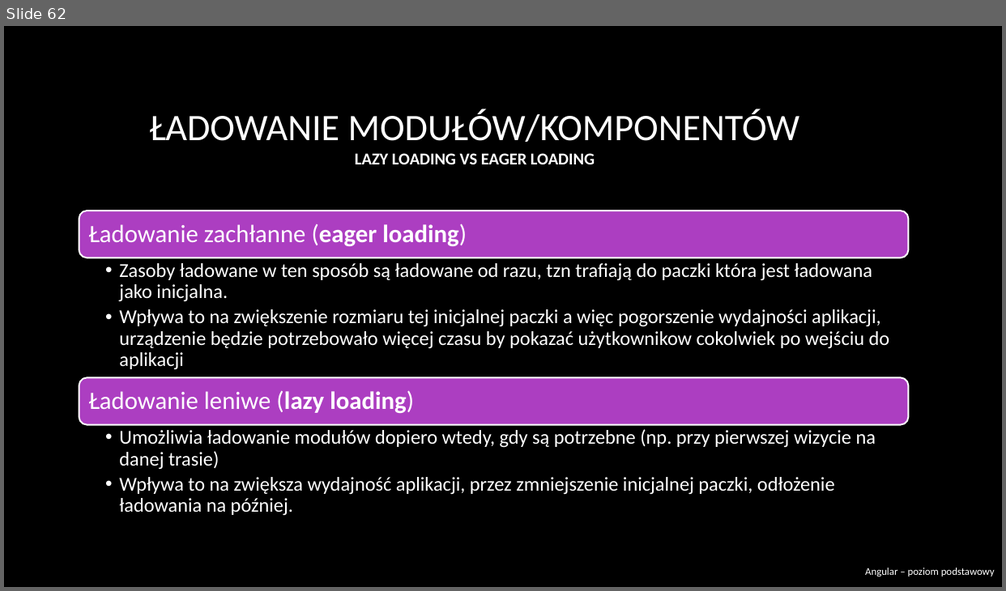
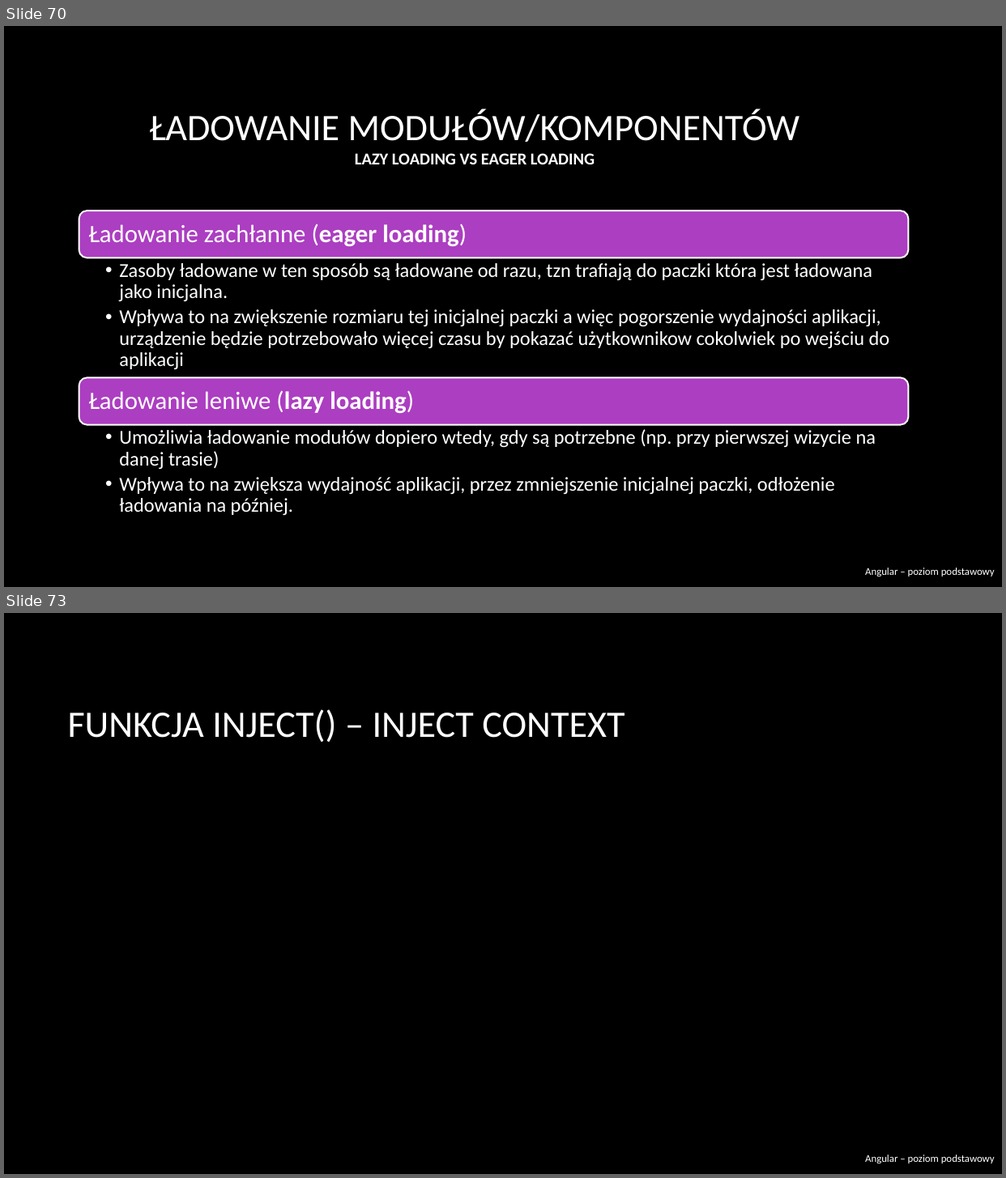
Before and after one commit to RafalSzczuka/angular-course-pfr, a slide deck: prezentacja/Angular beginner.pptx. Shown one above the other, each under a label of ours: slide 62 before the commit, slides 70 and 73 after it; the slides between them are not shown. The pictures are 1006x591 and 1006x1178 pixels, drawn with LibreOffice and Linux fonts; fonts in the diff are those of the drawing; background and template pictures are left out. Boxes give left, top, right and bottom in pixels: in the first picture for what was removed or moved away, otherwise in the second. Text is boxed around its words. In the diff, an @@ line names an element or a change of style, - is before the commit and + after.

```diff
--- a/prezentacja/Angular beginner.pptx
+++ b/prezentacja/Angular beginner.pptx
@@ slide 73 added at (4, 613, 1002, 1174), background picture (left out) @@
@@ title added at (68, 709, 624, 742), 36 pt, text #FFFFFF @@
+FUNKCJA INJECT() – INJECT CONTEXT
@@ text added at (865, 1155, 995, 1164), 10 pt, text #FFFFFF @@
+Angular – poziom podstawowy
@@ what was slide 62 is now slide 70 @@
```
Also in this commit, not shown: 11 slides changed, 18 other slides added, 1 slide removed.
